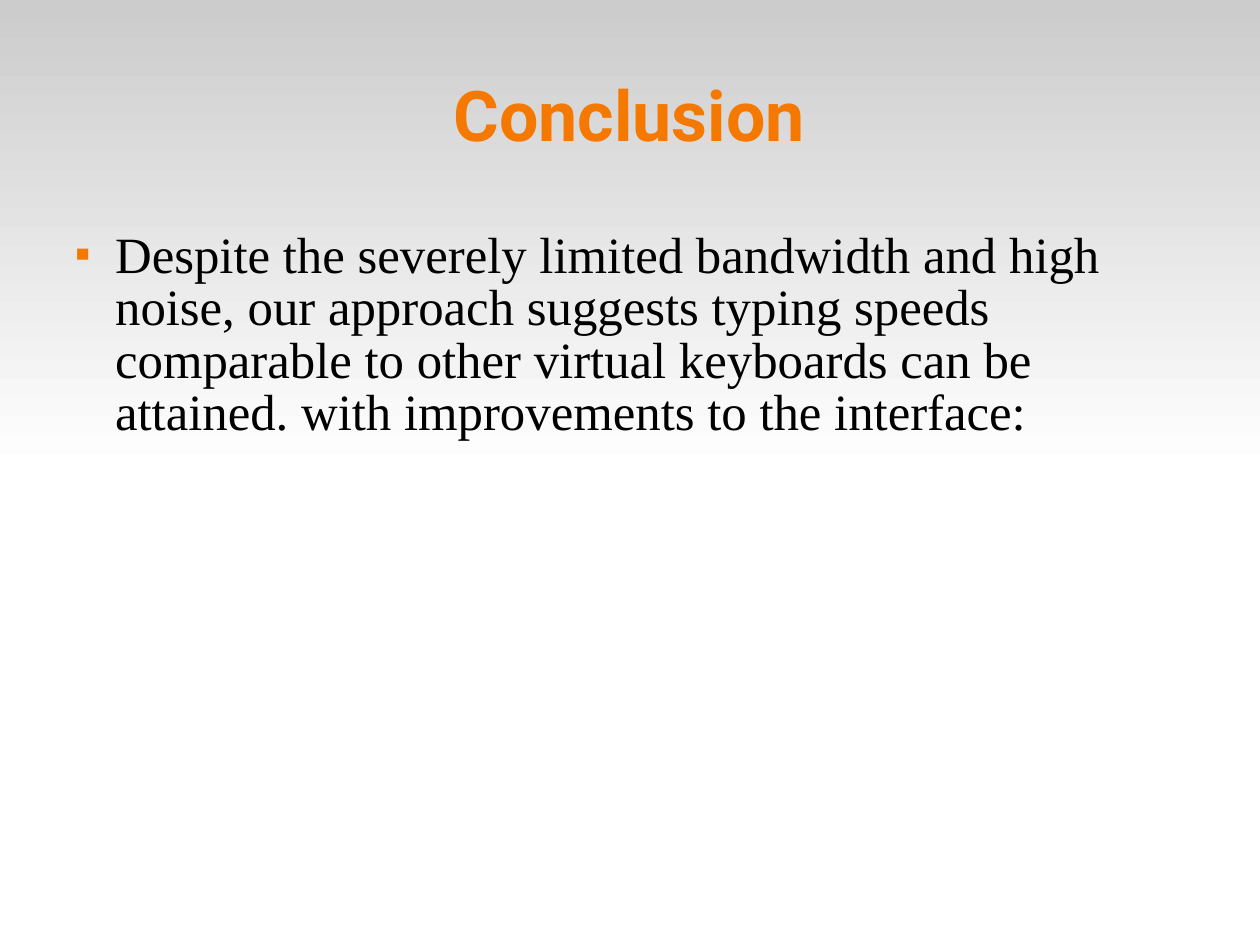
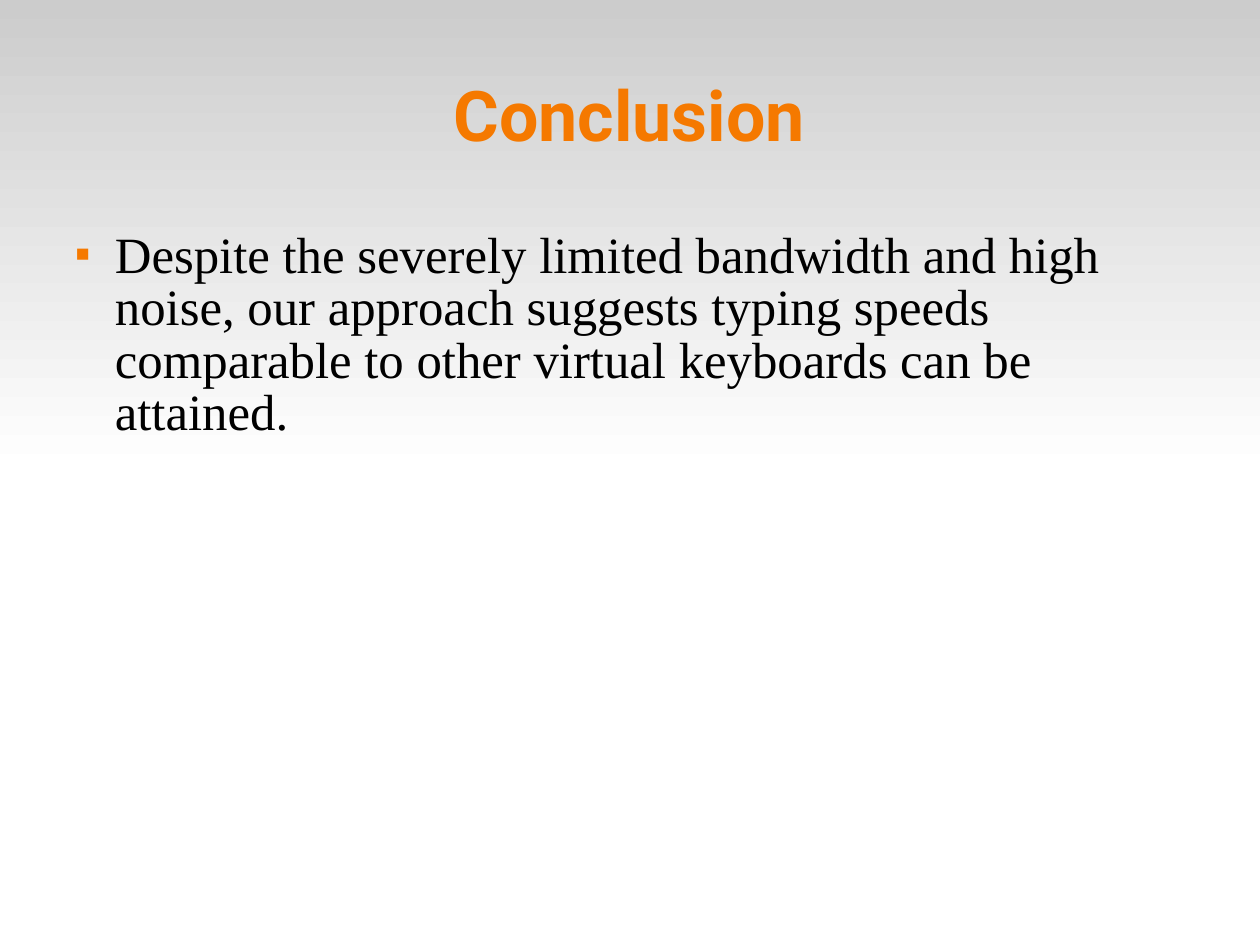
Before and after one commit to abdullah38rcc/BCI-Virtual-Keyboard, a slide deck: slide 15 of master's/docs/virtKey.ppt (slide 16 before the commit). Drawn at 1260x945 pixels with LibreOffice and Linux fonts; fonts in the diff are those of the drawing. Boxes give left, top, right and bottom in pixels: in the first picture for what was removed or moved away, otherwise in the second. Text is boxed around its words. In the diff, an @@ line names an element or a change of style, - is before the commit and + after.

```diff
--- a/master's/docs/virtKey.ppt
+++ b/master's/docs/virtKey.ppt
@@ text at [115,237,1099,431]: text changed @@
-■ Despite the severely limited bandwidth and high noise, our approach suggests typing speeds comparable to other virtual keyboards can be attained. with improvements to the interface:
+■ Despite the severely limited bandwidth and high noise, our approach suggests typing speeds comparable to other virtual keyboards can be attained.
```
Also in this commit, not shown: 5 other slides changed, 1 slide added, 2 slides removed.
